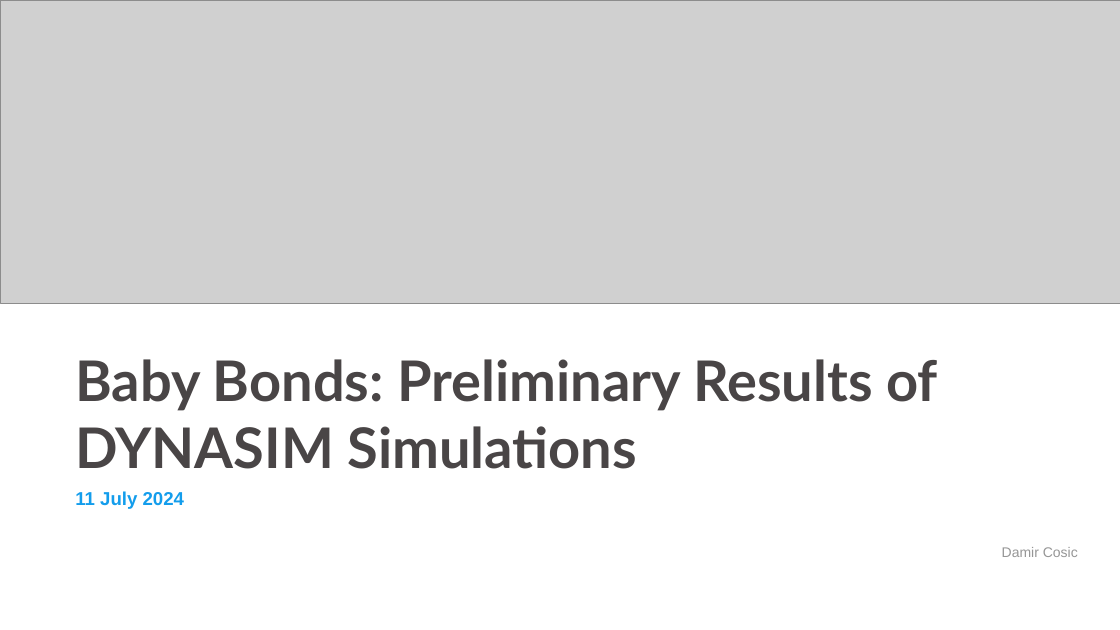
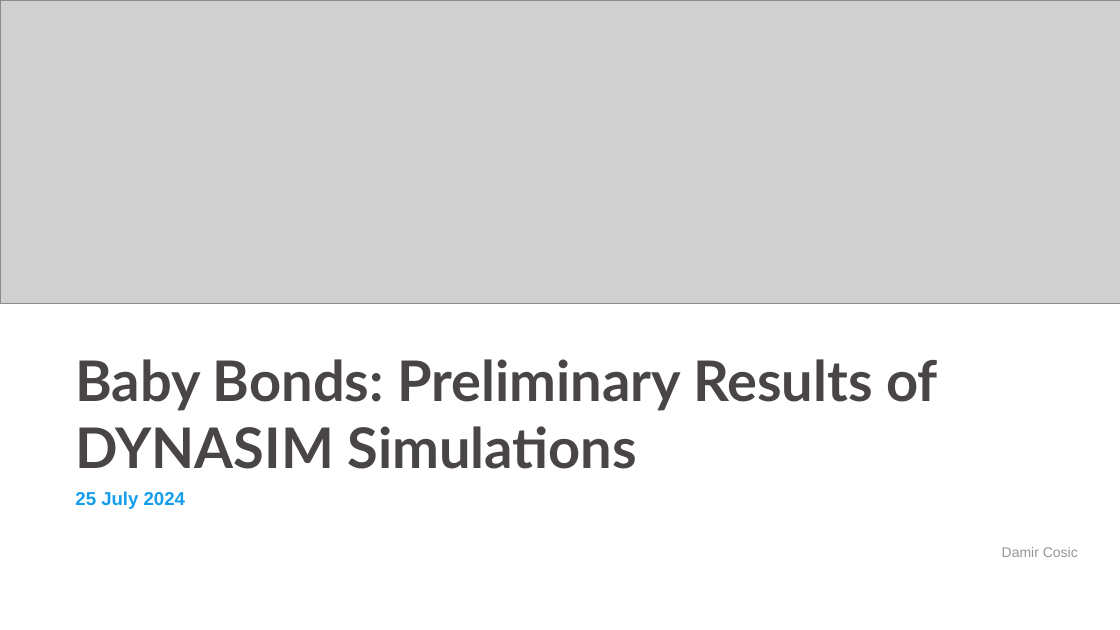
Before and after one commit to UI-Research/baby-bonds, a slide deck: slide 1 of Presentations/2024-07-25/title-slide.pptx. Drawn at 1120x630 pixels with LibreOffice and Linux fonts; fonts in the diff are those of the drawing; grey boxes stand for pictures; background and template pictures are left out. Boxes give left, top, right and bottom in pixels: in the first picture for what was removed or moved away, otherwise in the second. Text is boxed around its words. In the diff, an @@ line names an element or a change of style, - is before the commit and + after.

```diff
--- a/Presentations/2024-07-25/title-slide.pptx
+++ b/Presentations/2024-07-25/title-slide.pptx
@@ table at (76,330,1043,513) @@
-row 3, column 1: 11 July 2024
+row 3, column 1: 25 July 2024
```
Also in this commit, not shown: 2 other files.
